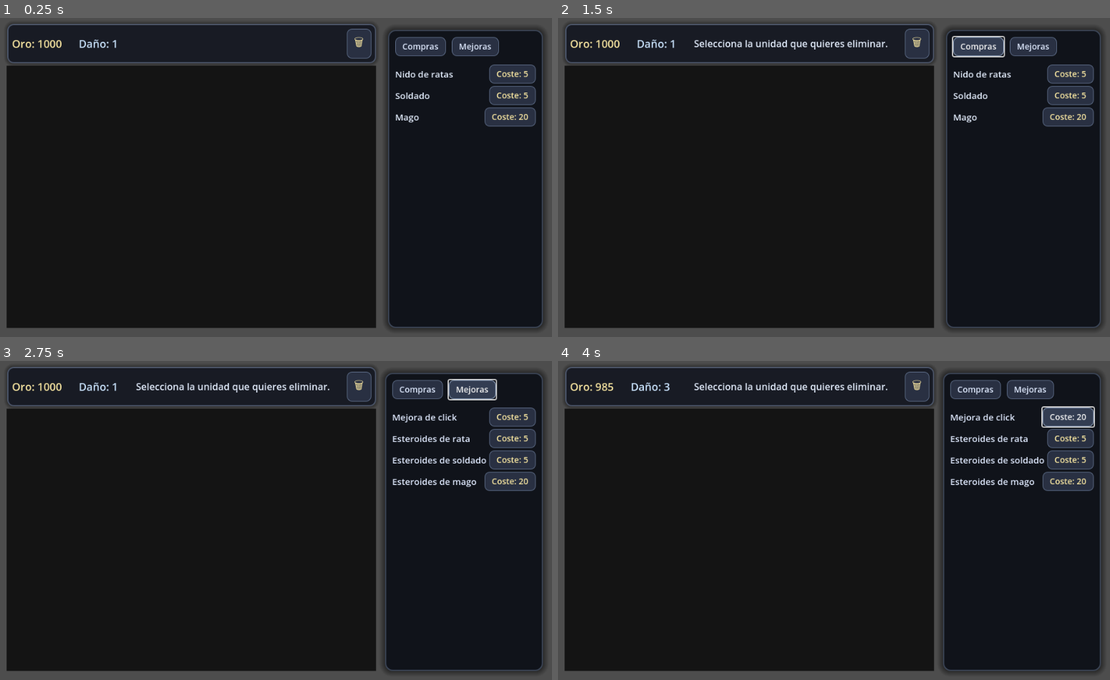
Above: before the commit, frames 1-4 (two rows, left to right).
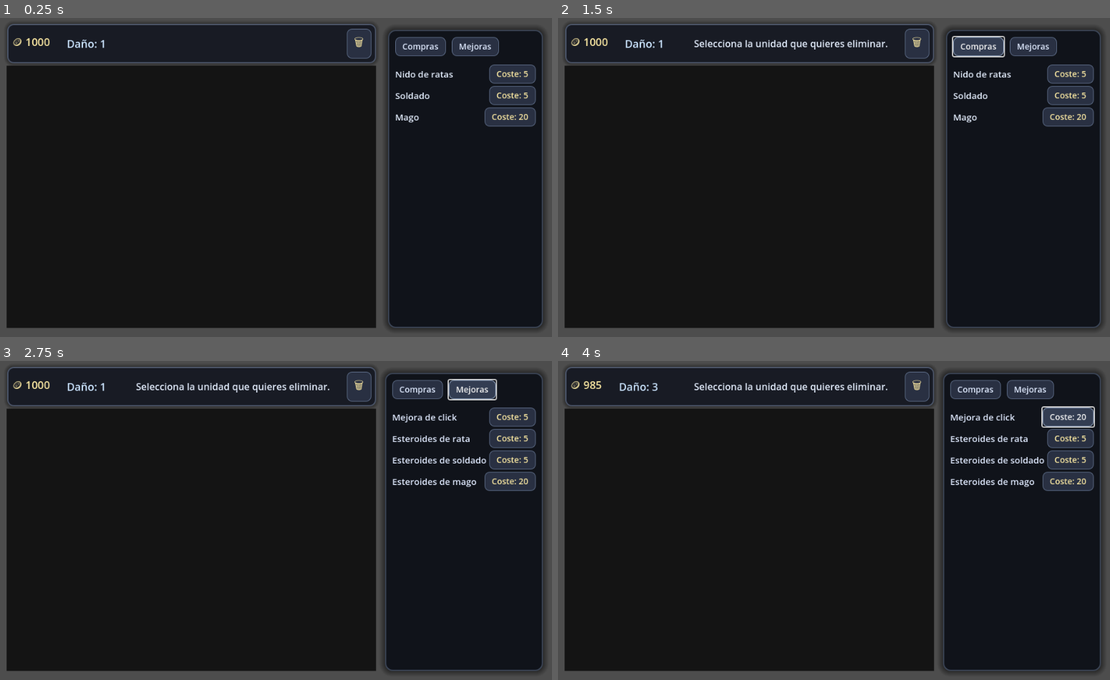
Above: after the commit, the same moments.

Repository: sbg93/Prueba
Game: Godot game, scene res://scenes/Main.tscn
The game is run twice, just before and just after one commit, with the same random seed, the same clock (stepped at 60 frames per second) and the same inputs.
Inputs:
- Up to frame 1 (0.25 s): no input
- Up to frame 2 (1.5 s): click "🗑" at 0.5 s; click "Compras" at 1.25 s
- Up to frame 3 (2.75 s): click "Mejoras" at 2 s
- Up to frame 4 (4 s): click "Coste: 5" at 2.75 s; click "Coste: 10" at 3.5 s

The runs differ from the first frame. In frame 1, 0.3% of the frame differs, in the area x 2-22%, y 6-10%; in frame 2, 0.3%; in frame 3, 0.3%; in frame 4, 0.3%.

Commit message:
Update gold display with coin icon

Diff:
--- a/scenes/Main.tscn
+++ b/scenes/Main.tscn
@@ -142,7 +142,7 @@
 layout_mode = 2
 theme_override_colors/font_color = Color(0.97, 0.9, 0.63, 1)
 theme_override_font_sizes/font_size = 18
-text = "Oro: 0"
+text = "🪙 0"
 
 [node name="ClickDamageLabel" type="Label" parent="HUD/UIRoot/TopBar/TopBarContent"]
 layout_mode = 2
--- a/scripts/Game.gd
+++ b/scripts/Game.gd
@@ -331,7 +331,7 @@
 	playfield.add_child(mage)
 
 func _update_ui() -> void:
-	gold_label.text = "Oro: %d" % gold
+	gold_label.text = "🪙 %d" % gold
 	click_damage_label.text = "Daño: %d" % click_damage
 	rat_nest_button.text = _format_cost(_get_nest_cost())
 	soldier_button.text = _format_cost(_get_soldier_cost())
